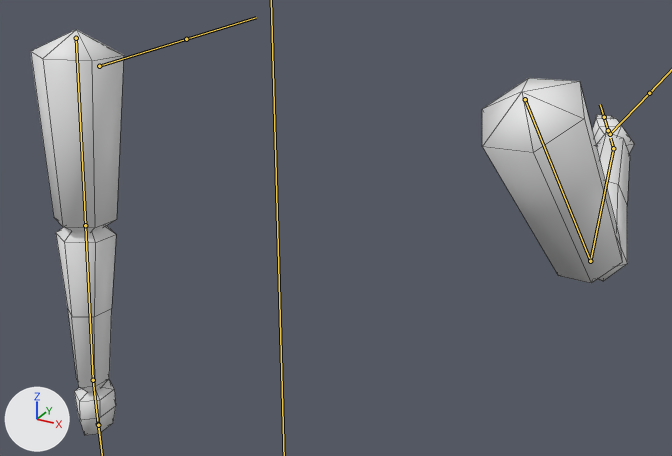
Renders of the FBX model Assets/Models/rapierarms.fbx from each side of a commit.
Camera for both pictures: a 50 mm lens placed at (1.051, -1.118, 0.364), pointed at (-0.015, 0.82, -0.605). Arrows for +X, +Y and +Z are at lower left; the lights stay in place. Both versions are drawn at frame 1 of the action 'Armature|counterslash'; the numbers are the values there. The bones that bend it are drawn over the model as lines. Mesh edges are drawn as thin lines.
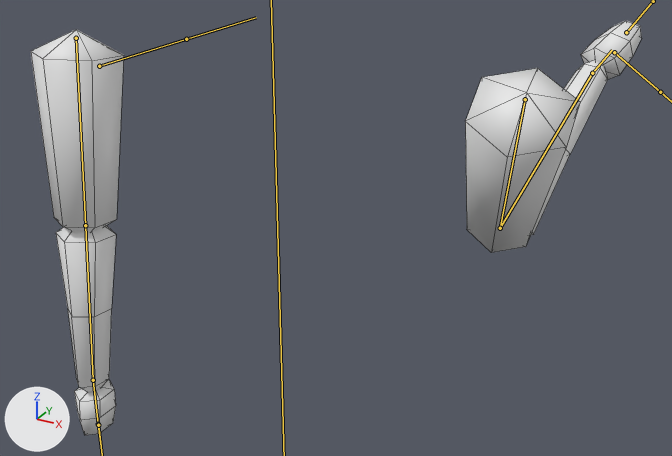
Where the change shows, as pixel boxes [x1, y1, x2, y2] in the pictures (672 x 456 px):
'Cylinder', posed: before [31, 30, 634, 435]; after [31, 20, 641, 435]
bone 'UpperArm.R', root to tip: before (525, 99) to (590, 261); after (525, 99) to (500, 228)
bone 'LowerArm.R', root to tip: before (590, 261) to (613, 148); after (500, 228) to (592, 73)
bone 'Hand.R', root to tip: before (613, 148) to (610, 138); after (592, 73) to (612, 50)

Patch to the scene script:
```diff
--- a/Assets/Models/rapierarms.fbx.py
+++ b/Assets/Models/rapierarms.fbx.py
@@ bone_upperarm_r @@
 bone_upperarm_r = bpy.data.objects['Armature'].pose.bones['UpperArm.R']  # child of 'Bone'
-bone_upperarm_r.rotation_quaternion = (0.95, 0.226, -0.148, -0.154)  # degrees (29, -12, -22)
+bone_upperarm_r.rotation_quaternion = (0.949, 0.291, -0.061, 0.106)  # degrees (33, -10, 10)
@@ bone_lowerarm_r @@
 bone_lowerarm_r = bpy.data.objects['Armature'].pose.bones['LowerArm.R']  # child of 'UpperArm.R'
-bone_lowerarm_r.rotation_quaternion = (0.769, 0.633, 0.029, -0.081)  # degrees (79, 9, -5)
+bone_lowerarm_r.rotation_quaternion = (0.59, 0.787, 0.175, 0.043)  # degrees (108, 8, 19)
@@ bone_hand_r @@
 bone_hand_r = bpy.data.objects['Armature'].pose.bones['Hand.R']  # child of 'LowerArm.R'
-bone_hand_r.rotation_quaternion = (0.98, -0.062, -0.126, 0.141)  # degrees (-9, -13, 17)
+bone_hand_r.rotation_quaternion = (0.992, -0.029, 0.095, -0.08)  # degrees (-4, 11, -10)
```
